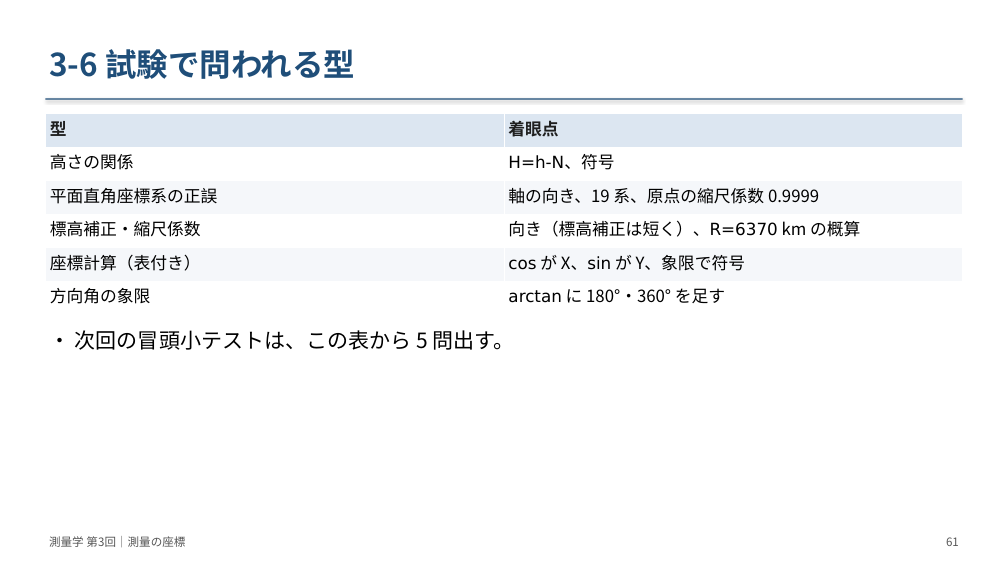
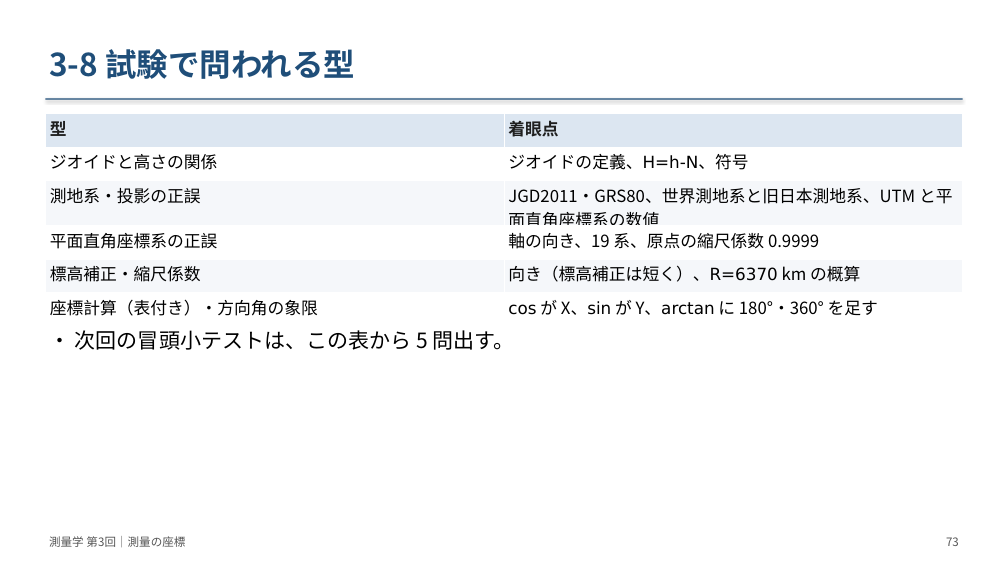
Before and after one commit to NN3210/Lecture, a slide deck: slide 73 of Surveying/materials/slides/第03回_測量の座標/slides.pptx (slide 61 before the commit). Drawn at 1008x567 pixels with LibreOffice and Linux fonts; fonts in the diff are those of the drawing. Boxes give left, top, right and bottom in pixels: in the first picture for what was removed or moved away, otherwise in the second. Text is boxed around its words. In the diff, an @@ line names an element or a change of style, - is before the commit and + after.

```diff
--- a/Surveying/materials/slides/第03回_測量の座標/slides.pptx
+++ b/Surveying/materials/slides/第03回_測量の座標/slides.pptx
@@ text at [49, 49, 355, 79]: text changed @@
-3-6 試験で問われる型
+3-8 試験で問われる型
@@ table at [45, 113, 963, 320] @@
-row 2: 高さの関係 | H=h-N、符号
+row 2: ジオイドと高さの関係 | ジオイドの定義、H=h-N、符号
+row 3: 測地系・投影の正誤 | JGD2011・GRS80、世界測地系と旧日本測地系、UTM と平面直角座標系の数値
-row 5: 座標計算（表付き） | cos が X、sin が Y、象限で符号
-row 6: 方向角の象限 | arctan に 180°・360° を足す
+row 6: 座標計算（表付き）・方向角の象限 | cos が X、sin が Y、arctan に 180°・360° を足す
@@ text at [946, 537, 959, 546]: text changed @@
-61
+73
```
Also in this commit, not shown: 49 other slides changed, 15 slides added, 3 slides removed, 39 other files.
